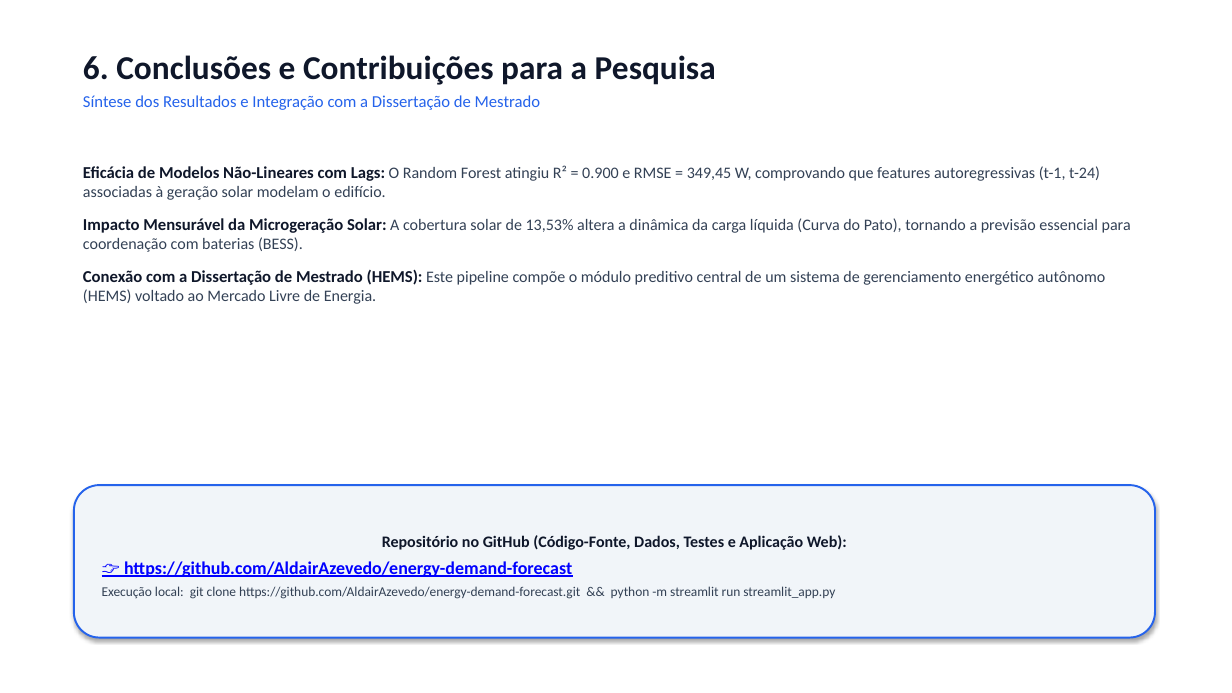
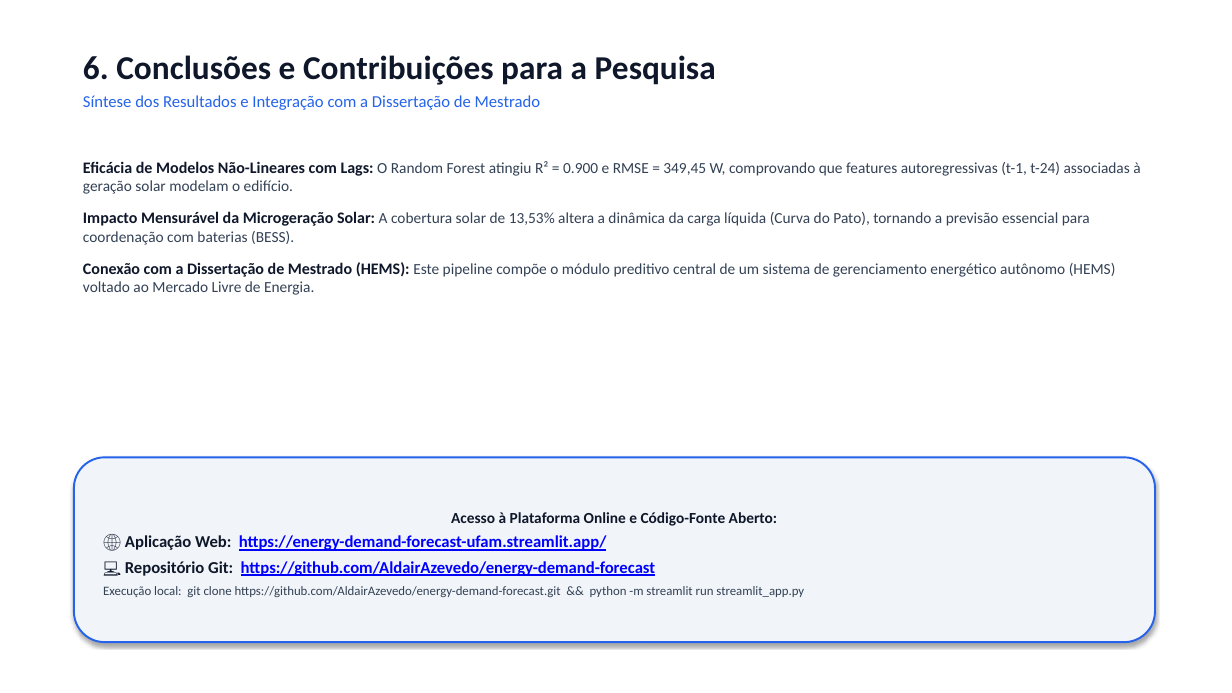
Before and after one commit to AldairAzevedo/energy-demand-forecast, a slide deck: slide 7 of presentation/slides_apresentacao.pptx. Drawn at 1232x693 pixels with LibreOffice and Linux fonts; fonts in the diff are those of the drawing. Boxes give left, top, right and bottom in pixels: in the first picture for what was removed or moved away, otherwise in the second. Text is boxed around its words. In the diff, an @@ line names an element or a change of style, - is before the commit and + after.

```diff
--- a/presentation/slides_apresentacao.pptx
+++ b/presentation/slides_apresentacao.pptx
@@ text "Eficácia de Modelos Não-Lineares com ..." at bbox=[83, 161, 1140, 295]: size 13 to 12.5 pt in "Eficácia de Modelos Não-Lineares com Lags:", "Impacto Mensurável da Microgeração Solar:", "Conexão com a Dissertação de Mestrado (HEMS):"; size 12.5 to 12 pt in "O Random Forest atingiu R² = 0.900 ...", "A cobertura solar de 13,53% altera a ...", "Este pipeline compõe o módulo preditivo central ..." @@
@@ rounded rectangle "Acesso à Plataforma Online e ...": place and size @@
-rounded rectangle "Acesso à Plataforma Online e ..." at bbox=[74, 485, 1155, 638]
+rounded rectangle "Acesso à Plataforma Online e ..." at bbox=[74, 457, 1155, 642]
@@ text in rounded rectangle at bbox=[125, 512, 777, 576]: text changed; size 12.5 to 13 pt; text colour #0F172A to #0000FF @@
-Repositório no GitHub (Código-Fonte, Dados, Testes e Aplicação Web):
-👉 https://github.com/AldairAzevedo/energy-demand-forecast
+Acesso à Plataforma Online e Código-Fonte Aberto:
+🌐 Aplicação Web: https://energy-demand-forecast-ufam.streamlit.app/
+💻 Repositório Git: https://github.com/AldairAzevedo/energy-demand-forecast
@@ text in rounded rectangle at bbox=[103, 586, 804, 597]: size 10.5 to 10 pt in "Execução local: git clone https://github.com/AldairAzevedo/e ..."; more space between paragraphs @@
```
Also in this commit, not shown: 1 other slide changed, 2 other files.
